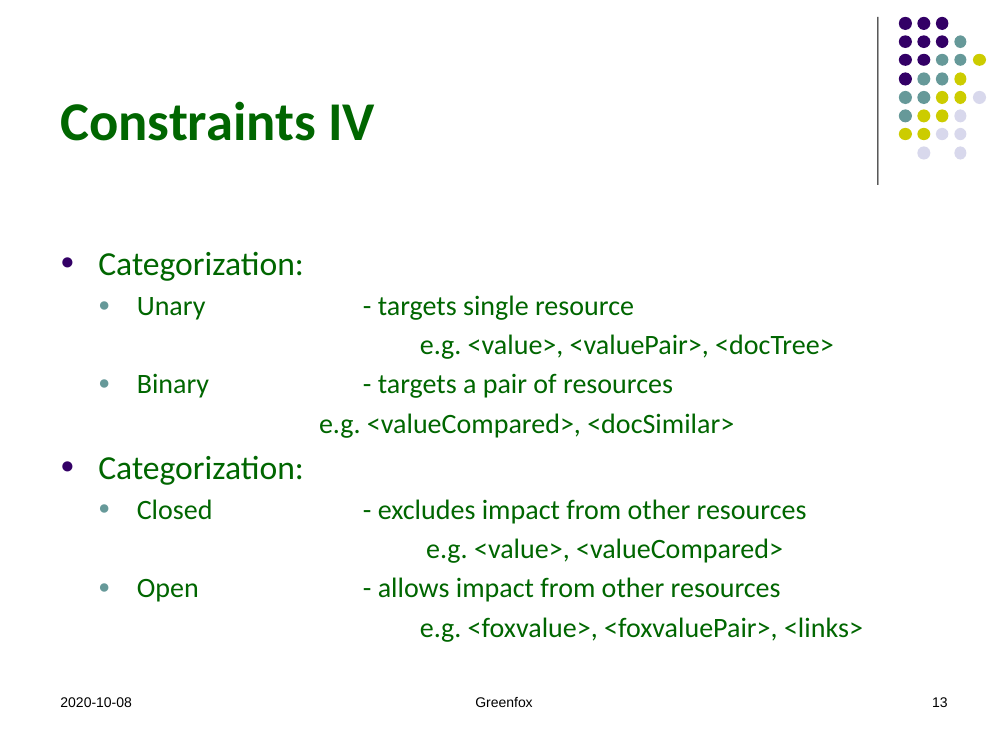
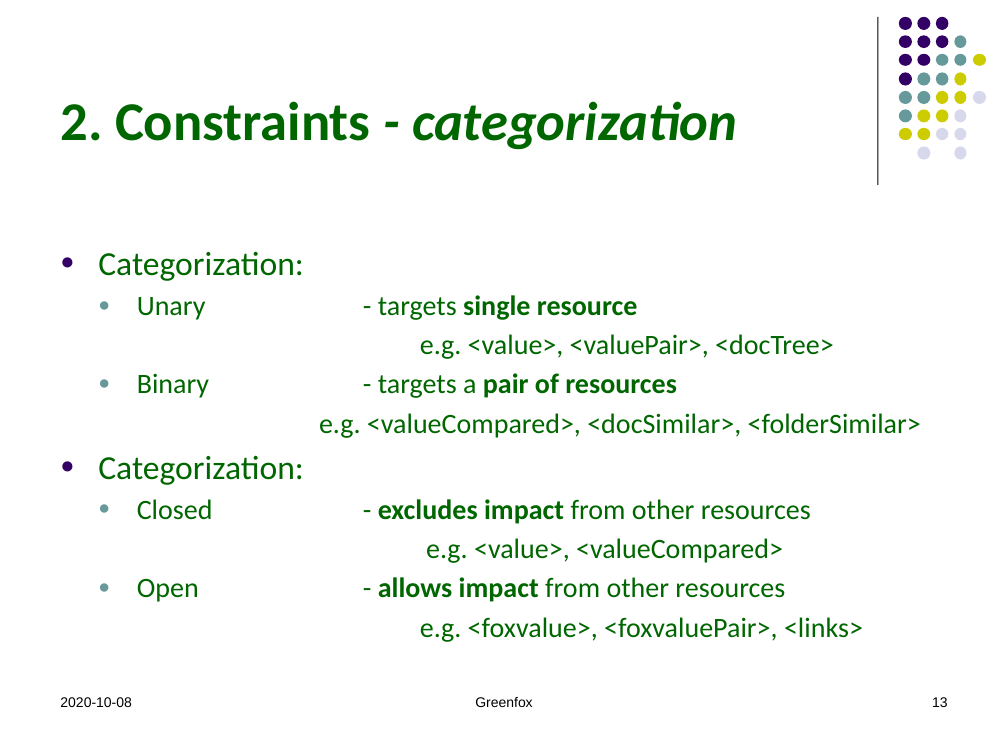
Before and after one commit to hrennau/greenfox, a slide deck: slide 13 of declarative-amsterdam-2020/an-introduction-to-greenfox/an-introduction-to-greenfox.pptx. Drawn at 1008x756 pixels with LibreOffice and Linux fonts; fonts in the diff are those of the drawing. Boxes give left, top, right and bottom in pixels: in the first picture for what was removed or moved away, otherwise in the second. Text is boxed around its words. In the diff, an @@ line names an element or a change of style, - is before the commit and + after.

```diff
--- a/declarative-amsterdam-2020/an-introduction-to-greenfox/an-introduction-to-greenfox.pptx
+++ b/declarative-amsterdam-2020/an-introduction-to-greenfox/an-introduction-to-greenfox.pptx
@@ title at bbox=[60, 101, 737, 150]: text changed; italic on @@
-Constraints IV
+2. Constraints - categorization
@@ text at bbox=[137, 295, 811, 602]: bold on in "single resource", "pair of resources", "excludes impact", "allows impact" @@
@@ text at bbox=[319, 413, 921, 438]: text changed @@
-  e.g. <valueCompared>, <docSimilar>
+  e.g. <valueCompared>, <docSimilar>, <folderSimilar>
```
Also in this commit, not shown: 26 other slides changed, 1 slide added, 1 slide removed, 1 other file.
